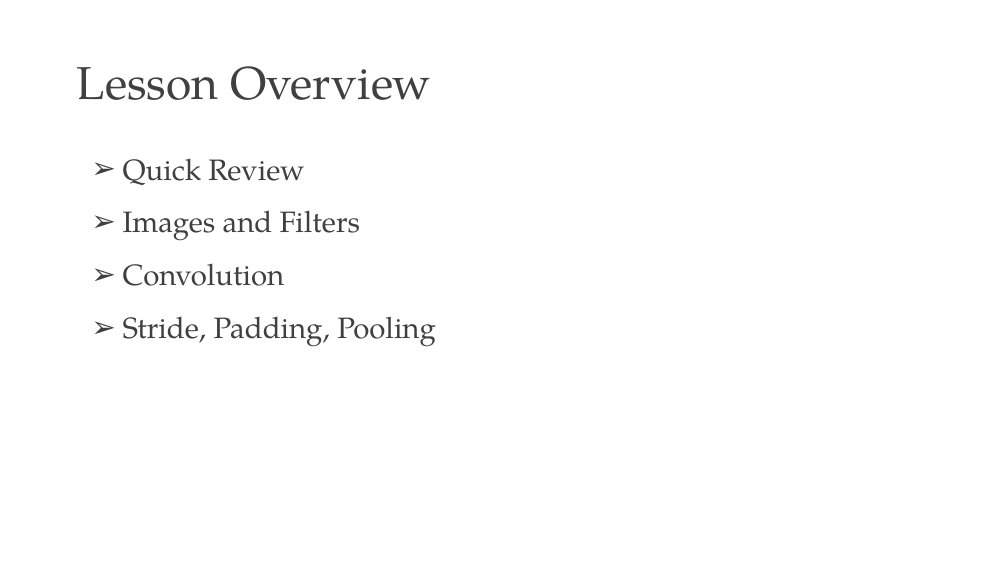
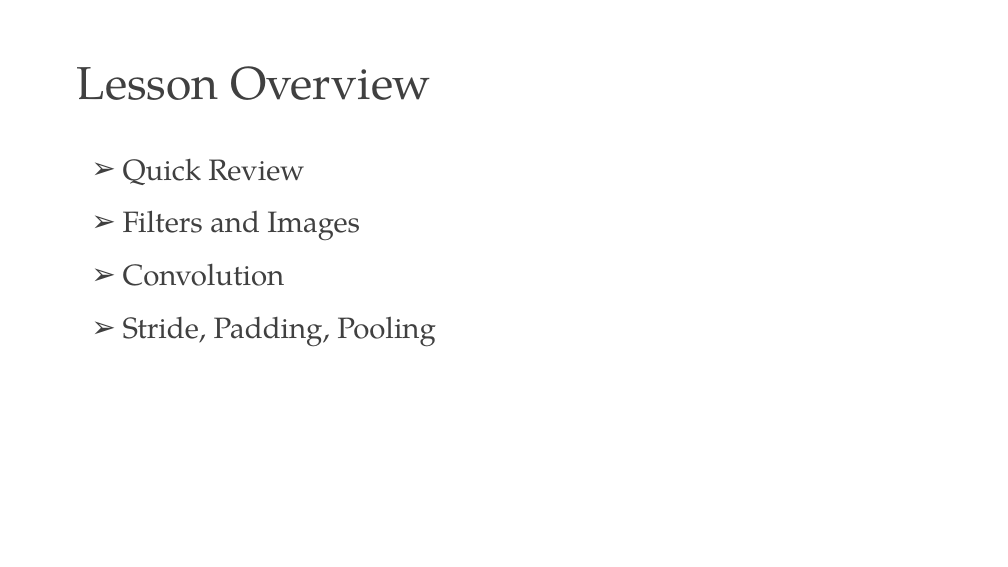
Before and after one commit to PracticumAI/cnn, a slide deck: slide 2 of presentations/02_cnn_anatomy.pptx. Drawn at 1008x567 pixels with LibreOffice and Linux fonts; fonts in the diff are those of the drawing. Boxes give left, top, right and bottom in pixels: in the first picture for what was removed or moved away, otherwise in the second. Text is boxed around its words. In the diff, an @@ line names an element or a change of style, - is before the commit and + after.

```diff
--- a/presentations/02_cnn_anatomy.pptx
+++ b/presentations/02_cnn_anatomy.pptx
@@ text at (123, 210, 360, 241): text changed @@
-➢ Images and Filters
+➢ Filters and Images
```
Also in this commit, not shown: 3 other files.
